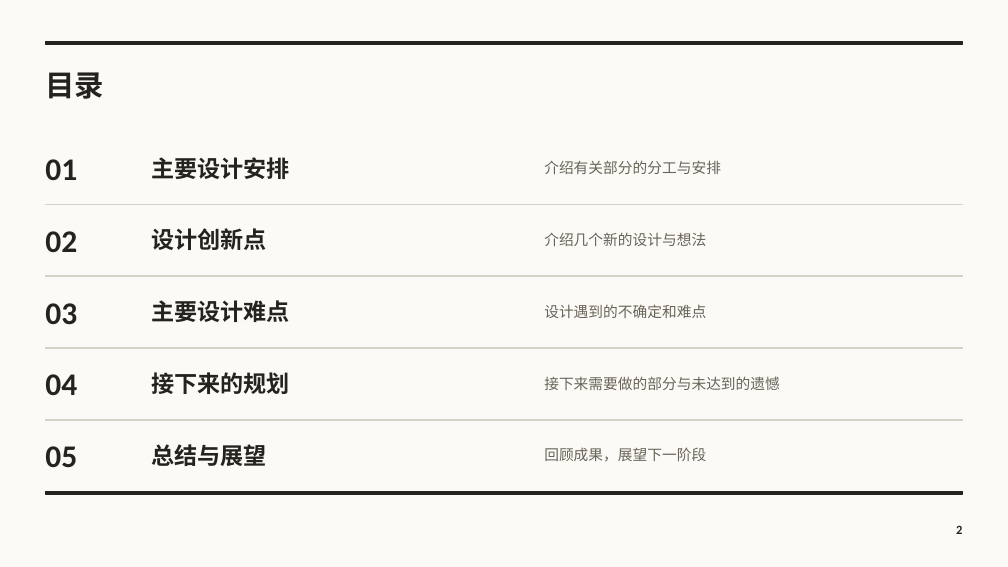
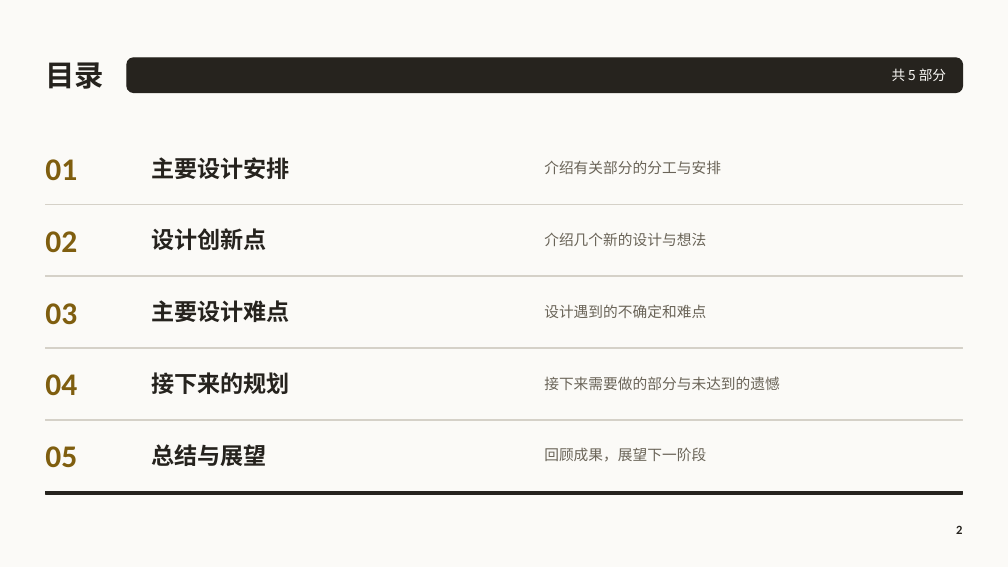
Before and after one commit to cyx3705/0000-000-Template, a slide deck: slide 2 of Unused/b-Office/项目报告.pptx. Drawn at 1008x567 pixels with LibreOffice and Linux fonts; fonts in the diff are those of the drawing; background and template pictures are left out. Boxes give left, top, right and bottom in pixels: in the first picture for what was removed or moved away, otherwise in the second. Text is boxed around its words. In the diff, an @@ line names an element or a change of style, - is before the commit and + after.

Commit message:
office 模板按新风格修正：PPT 块用圆角、线用直线；BOM 列头改白底粗细墨线
- 项目报告.pptx：内容页去掉标题上方的全宽粗横线，改为「标题 + 圆角墨色条」，
  章节标签反白写在条里；封面墨色条、甘特条、里程碑节点、图片占位、流程块改圆角；
  「改进后」与解决路径末步改用墨色边强调，不再整块填墨（每页一个大墨色块）
- BOM表.xlsx：BOM 与修订记录的列头由墨底白字改为白底、顶部粗墨线、底部细墨线
- 风格.md：引用改指向 z-OneHistoryID 目录

```diff
--- a/Unused/b-Office/项目报告.pptx
+++ b/Unused/b-Office/项目报告.pptx
@@ text "目录": place and size @@
-text "目录" at (45,72,104,99)
+text "目录" at (45,62,104,89)
@@ rectangle removed at (45,42,963,45) @@
@@ rounded rectangle added at (127,58,963,93), fill #26231E, outline #26231E 1 pt @@
@@ text added at (892,68,946,81), 13 pt, text #FBFAF7 @@
+共 5 部分
@@ text colour #26231E to #7F5E0F in 5 elements at (45,159,77,181), (45,231,77,253), (45,303,77,325), (45,374,77,396), (45,446,77,468) @@
```
Also in this commit, not shown: 16 other slides changed, 2 other files.
